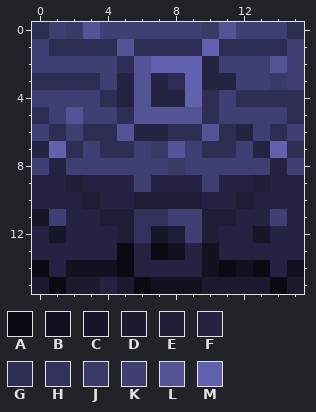
Pixel-art sprite -- art/export_tiles/block0.png. The picture above was drawn from the file before the commit.
The file is 16x16 pixels. Colours within 5 levels of each other are drawn and written as one.
Palette (. is transparent): A #0a0a12  B #11111f  C #161629  D #1b1b30  E #1d1d36  F #242442  G #2e2e54  H #32325c  J #3a3a69  K #3f3f74  L #535396  M #6161b0
And afterwards:
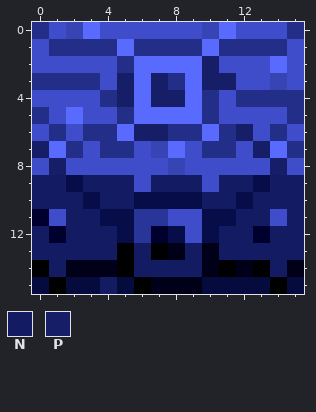
Colours new in this view: N #131b62  P #161e68
Commit message: tweak entity y collision update block sprite colors
From old to new:
colour A: #0a0a12 -> #000000
colour B: #11111f -> #000019
colour C: #161629 -> #00002e
colour D: #1b1b30 -> #050b3c
colour E: #1d1d36 -> #070d49
colour G: #2e2e54 -> #232e88
colour H: #32325c -> #293599
colour J: #3a3a69 -> #3744b4
colour K: #3f3f74 -> #3f4dcb
colour L: #535396 -> #596aff
Changed rows in their new state; - is a pixel that keeps its letter.
first column x 0:
 1 ----------L-----
 2 -------LLLP-----
 3 -----P-P-LPP----
 4 -----P-PPL------
 6 ------PP----P---
 7 PL-----------PL-
 8 -P------------P-
 9 NN-NNN-NNN-NN-NN
10 NNN-NN----NN-NNN
11 --NN--------NN-N
12 N-NNN------NN-NN
13 NNNNN-N--N-NNNNN
14 -N----NNNN----N-
15 ----N-----------
Where, in picture pixels (left, top, right, bottom), the same in both pictures:
changed: (32, 22, 304, 294)
